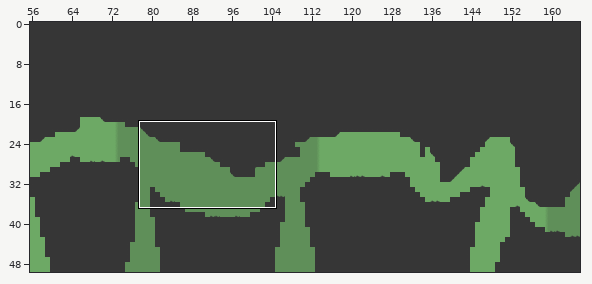
Level history. Tiled map: MyGame/Game/maps/TiledMap_2.tmx. The first picture is a wide view before the edit; the outline marks the close-up.
Close-up. Before the commit:
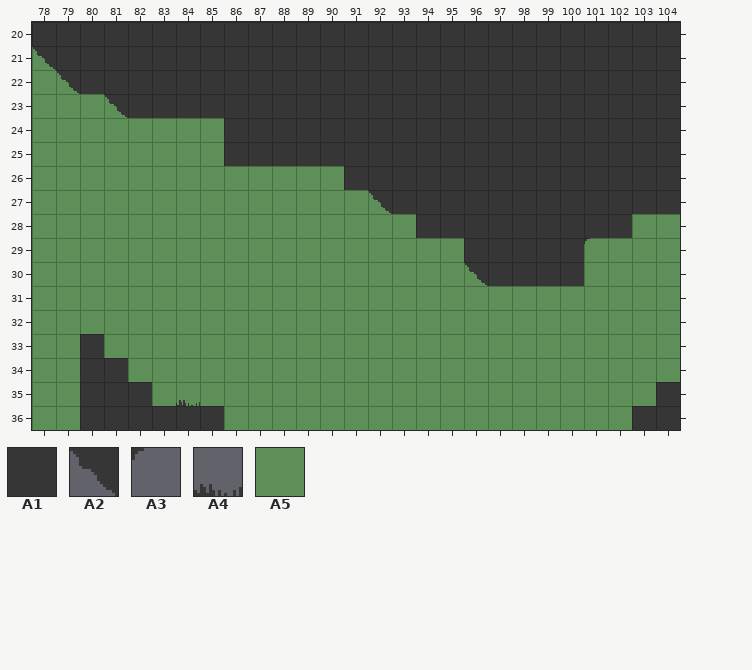
Cells are 16x16 px. Shown: x 78..104, y 20..36. The commit also changed other parts of the map, which this record leaves out.
Key: from "1a Capa": A1 0, A2 18, A3 26, A4 50, A5 56.
__ is an empty cell, ## one hidden under a higher layer.
Layers that did not change in this view are not listed.
Layer "3rd Layer" before, first column x 78:
20 ## ## ## ## ## ## ## ## ## ## ## ## ## ## ## ## ## ## ## ## ## ## ## ## ## ## ##
21 A5 ## ## ## ## ## ## ## ## ## ## ## ## ## ## ## ## ## ## ## ## ## ## ## ## ## ##
22 A5 A5 ## ## ## ## ## ## ## ## ## ## ## ## ## ## ## ## ## ## ## ## ## ## ## ## ##
23 A5 A5 A5 A5 ## ## ## ## ## ## ## ## ## ## ## ## ## ## ## ## ## ## ## ## ## ## ##
24 A5 A5 A5 A5 A5 A5 A5 A5 ## ## ## ## ## ## ## ## ## ## ## ## ## ## ## ## ## ## ##
25 A5 A5 A5 A5 A5 A5 A5 A5 ## ## ## ## ## ## ## ## ## ## ## ## ## ## ## ## ## ## ##
26 A5 A5 A5 A5 A5 A5 A5 A5 A5 A5 A5 A5 A5 ## ## ## ## ## ## ## ## ## ## ## ## ## ##
27 A5 A5 A5 A5 A5 A5 A5 A5 A5 A5 A5 A5 A5 A5 A5 ## ## ## ## ## ## ## ## ## ## ## ##
28 A5 A5 A5 A5 A5 A5 A5 A5 A5 A5 A5 A5 A5 A5 A5 A5 ## ## ## ## ## ## ## ## ## A5 A5
29 A5 A5 A5 A5 A5 A5 A5 A5 A5 A5 A5 A5 A5 A5 A5 A5 A5 A5 ## ## ## ## ## A5 A5 A5 A5
30 A5 A5 A5 A5 A5 A5 A5 A5 A5 A5 A5 A5 A5 A5 A5 A5 A5 A5 A5 ## ## ## ## A5 A5 A5 A5
31 A5 A5 A5 A5 A5 A5 A5 A5 A5 A5 A5 A5 A5 A5 A5 A5 A5 A5 A5 A5 A5 A5 A5 A5 A5 A5 A5
32 A5 A5 A5 A5 A5 A5 A5 A5 A5 A5 A5 A5 A5 A5 A5 A5 A5 A5 A5 A5 A5 A5 A5 A5 A5 A5 A5
33 A5 A5 ## A5 A5 A5 A5 A5 A5 A5 A5 A5 A5 A5 A5 A5 A5 A5 A5 A5 A5 A5 A5 A5 A5 A5 A5
34 A5 A5 ## ## A5 A5 A5 A5 A5 A5 A5 A5 A5 A5 A5 A5 A5 A5 A5 A5 A5 A5 A5 A5 A5 A5 A5
35 A5 A5 ## ## ## A5 A5 A5 A5 A5 A5 A5 A5 A5 A5 A5 A5 A5 A5 A5 A5 A5 A5 A5 A5 A5 ##
36 A5 A5 ## ## ## ## ## ## A5 A5 A5 A5 A5 A5 A5 A5 A5 A5 A5 A5 A5 A5 A5 A5 A5 ## ##
Layer "1st Layer" before, first column x 78:
20 A1 A1 A1 A1 A1 A1 A1 A1 A1 A1 A1 A1 A1 A1 A1 A1 A1 A1 A1 A1 A1 A1 A1 A1 A1 A1 A1
21 A2 A1 A1 A1 A1 A1 A1 A1 A1 A1 A1 A1 A1 A1 A1 A1 A1 A1 A1 A1 A1 A1 A1 A1 A1 A1 A1
22 __ A2 A1 A1 A1 A1 A1 A1 A1 A1 A1 A1 A1 A1 A1 A1 A1 A1 A1 A1 A1 A1 A1 A1 A1 A1 A1
23 __ __ __ A2 A1 A1 A1 A1 A1 A1 A1 A1 A1 A1 A1 A1 A1 A1 A1 A1 A1 A1 A1 A1 A1 A1 A1
24 __ __ __ __ __ __ __ __ A1 A1 A1 A1 A1 A1 A1 A1 A1 A1 A1 A1 A1 A1 A1 A1 A1 A1 A1
25 __ __ __ __ __ __ __ __ A1 A1 A1 A1 A1 A1 A1 A1 A1 A1 A1 A1 A1 A1 A1 A1 A1 A1 A1
26 __ __ __ __ __ __ __ __ __ __ __ __ __ A1 A1 A1 A1 A1 A1 A1 A1 A1 A1 A1 A1 A1 A1
27 __ __ __ __ __ __ __ __ __ __ __ __ __ __ A2 A1 A1 A1 A1 A1 A1 A1 A1 A1 A1 A1 A1
28 __ __ __ __ __ __ __ __ __ __ __ __ __ __ __ __ A1 A1 A1 A1 A1 A1 A1 A1 A1 __ __
29 __ __ __ __ __ __ __ __ __ __ __ __ __ __ __ __ __ __ A1 A1 A1 A1 A1 A3 __ __ __
30 __ __ __ __ __ __ __ __ __ __ __ __ __ __ __ __ __ __ A2 A1 A1 A1 A1 __ __ __ __
31 __ __ __ __ __ __ __ __ __ __ __ __ __ __ __ __ __ __ __ __ __ __ __ __ __ __ __
32 __ __ __ __ __ __ __ __ __ __ __ __ __ __ __ __ __ __ __ __ __ __ __ __ __ __ __
33 __ __ A1 __ __ __ __ __ __ __ __ __ __ __ __ __ __ __ __ __ __ __ __ __ __ __ __
34 __ __ A1 A1 __ __ __ __ __ __ __ __ __ __ __ __ __ __ __ __ __ __ __ __ __ __ __
35 __ __ A1 A1 A1 __ A4 __ __ __ __ __ __ __ __ __ __ __ __ __ __ __ __ __ __ __ A1
36 __ __ A1 A1 A1 A1 A1 A1 __ __ __ __ __ __ __ __ __ __ __ __ __ __ __ __ __ A1 A1
New version:
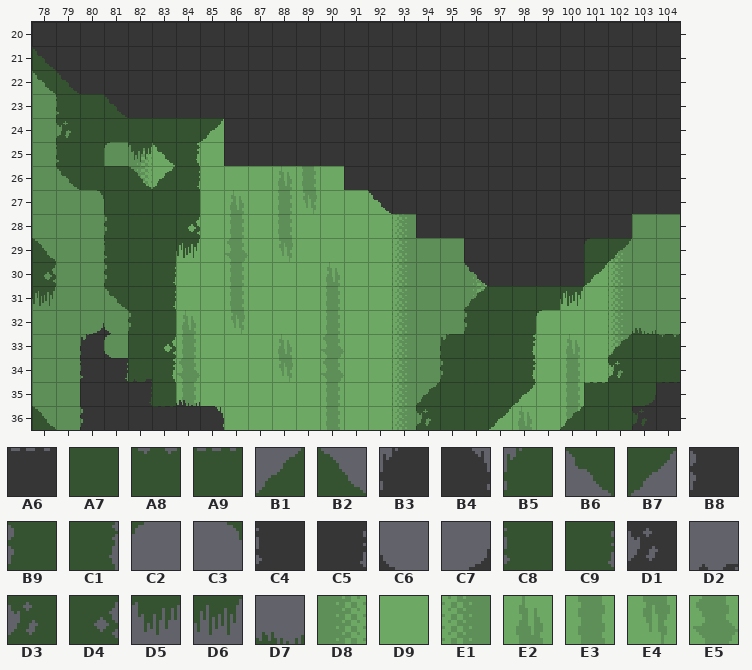
Further tiles: from "1a Capa": A6 3, A7 4, A8 6, A9 7, B1 14, B2 15, B3 16, B4 17, B5 20, B6 22, B7 23, B8 24, B9 28, C1 29, C2 30, C3 31, C4 32, C5 33, C6 34, C7 35, C8 36, C9 37, D1 40, D2 43, D3 44, D4 45, D5 52, D6 53, D7 54, D8 57, D9 58, E1 59, E2 60, E3 61, E4 62, E5 63.
The edit:
Changed rows in their new state; .. is an unchanged cell.
Layer "3rd Layer":
first column x 82:
24 ## ## ## D9 .. .. .. .. .. .. .. .. .. .. .. .. .. .. .. .. ..
25 D8 D9 D9 D9 .. .. .. .. .. .. .. .. .. .. .. .. .. .. .. .. ..
26 D8 D9 D9 D9 D9 D9 E2 E3 D9 .. .. .. .. .. .. .. .. .. .. .. ..
27 ## ## ## D9 E2 D9 E3 E4 D9 D9 D9 .. .. .. .. .. .. .. .. .. ..
28 ## ## D9 D9 E3 D9 E3 D9 D9 D9 D9 E1 .. .. .. .. .. .. .. .. ..
29 ## ## D9 D9 E5 D9 E4 D9 D9 D9 D9 E1 .. .. .. .. .. .. .. ## E1
30 ## D9 D9 D9 E3 D9 D9 D9 E2 D9 D9 E1 .. .. D8 .. .. .. .. D9 E1
31 ## D9 D9 D9 E3 D9 D9 D9 E3 D9 D9 E1 .. .. D8 ## ## ## D9 D9 E1
32 D8 ## E2 D9 E4 D9 D9 D9 E3 D9 D9 E1 .. .. D8 ## ## D9 D9 D9 E1
33 ## D9 E3 D9 D9 D9 E2 D9 E5 D9 D9 E1 .. .. ## ## E3 D9 E2 D9 E1
34 ## D9 E5 D9 D9 D9 E4 D9 E5 D9 D9 E1 .. .. ## ## E4 D9 E3 D9 E1
35 .. ## E3 D9 D9 D9 D9 D9 E3 D9 D9 E1 .. .. ## ## D9 D9 E3 E2 ##
36 .. .. .. D9 D9 D9 D9 D9 E3 D9 D9 E1 .. .. ## D9 E2 D9 E3 ## ##
Layer "2nd Layer":
first column x 78:
21 A7 .. .. .. .. .. .. .. .. .. .. .. .. .. .. .. .. .. .. .. .. .. .. .. .. .. ..
22 B6 A7 .. .. .. .. .. .. .. .. .. .. .. .. .. .. .. .. .. .. .. .. .. .. .. .. ..
23 .. C8 A7 A7 .. .. .. .. .. .. .. .. .. .. .. .. .. .. .. .. .. .. .. .. .. .. ..
24 .. D3 A7 A7 A7 A7 A7 B7 .. .. .. .. .. .. .. .. .. .. .. .. .. .. .. .. .. .. ..
25 .. C8 A7 C2 D5 B6 C1 .. .. .. .. .. .. .. .. .. .. .. .. .. .. .. .. .. .. .. ..
26 .. B6 A7 A7 B2 B1 C9 .. .. .. .. .. .. .. .. .. .. .. .. .. .. .. .. .. .. .. ..
27 .. .. C3 A7 A7 A7 A7 .. .. .. .. .. .. .. .. .. .. .. .. .. .. .. .. .. .. .. ..
28 .. .. .. B9 A7 A7 D4 .. .. .. .. .. .. .. .. .. .. .. .. .. .. .. .. .. .. .. ..
29 B2 .. .. C8 A7 A7 D6 .. .. .. .. .. .. .. .. .. .. .. .. .. .. .. .. A7 B7 .. ..
30 D4 .. .. B9 A7 C9 .. .. .. .. .. .. .. .. .. .. .. .. .. .. .. .. .. B7 .. .. ..
31 D6 .. .. B6 A7 C9 .. .. .. .. .. .. .. .. .. .. .. .. B1 A7 A7 A7 D6 .. .. .. ..
32 .. .. .. .. B9 A7 .. .. .. .. .. .. .. .. .. .. .. .. B9 A7 A7 C2 .. .. .. D7 ..
33 .. .. .. A3 A7 D4 .. .. .. .. .. .. .. .. .. .. .. B5 A7 A7 C1 .. .. .. B1 A7 A8
34 .. .. .. .. A7 C1 .. .. .. .. .. .. .. .. .. .. .. B9 A7 A7 C1 .. .. .. D3 A7 A7
35 .. .. .. .. A7 A7 .. .. .. .. .. .. .. .. .. .. B1 A7 A7 A7 B7 .. .. A9 A7 A7 A7
36 B2 .. .. .. .. A7 .. .. .. .. .. .. .. .. .. .. D3 A7 A7 B7 .. .. B1 A7 A7 A7 ..
Layer "1st Layer":
first column x 80:
32 C7 C6 .. .. .. .. .. .. .. .. .. .. .. .. .. .. .. .. .. .. .. .. .. .. ..
33 B3 C6 .. .. .. .. .. .. .. .. .. .. .. .. .. .. .. .. .. .. .. .. .. .. ..
34 C4 C5 D2 .. .. .. .. .. .. .. .. .. .. .. .. .. .. .. .. .. .. .. .. .. ..
35 .. .. C5 .. .. .. .. .. .. .. .. .. .. .. .. .. .. .. .. .. .. .. .. C7 A6
36 B8 .. .. A6 .. B4 .. .. .. .. .. .. .. .. .. .. .. .. .. .. .. .. .. D1 ..
Boxes around the changes in both close-ups, in picture pixels (x1, y1, x2, y2):
changed: (32, 47, 680, 430)
